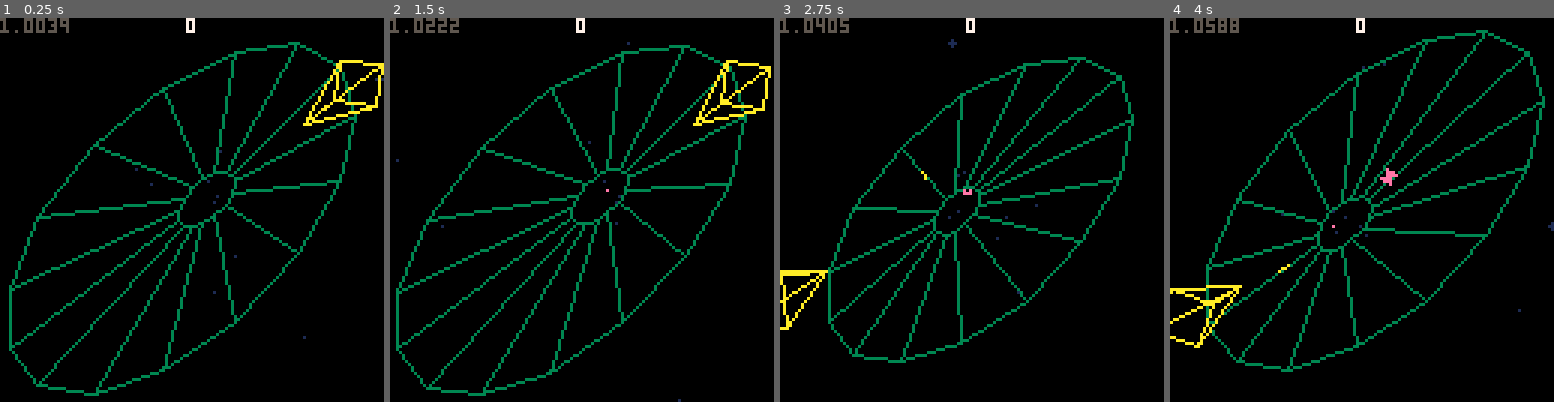
Above: before the commit, frames 1-4 (left to right).
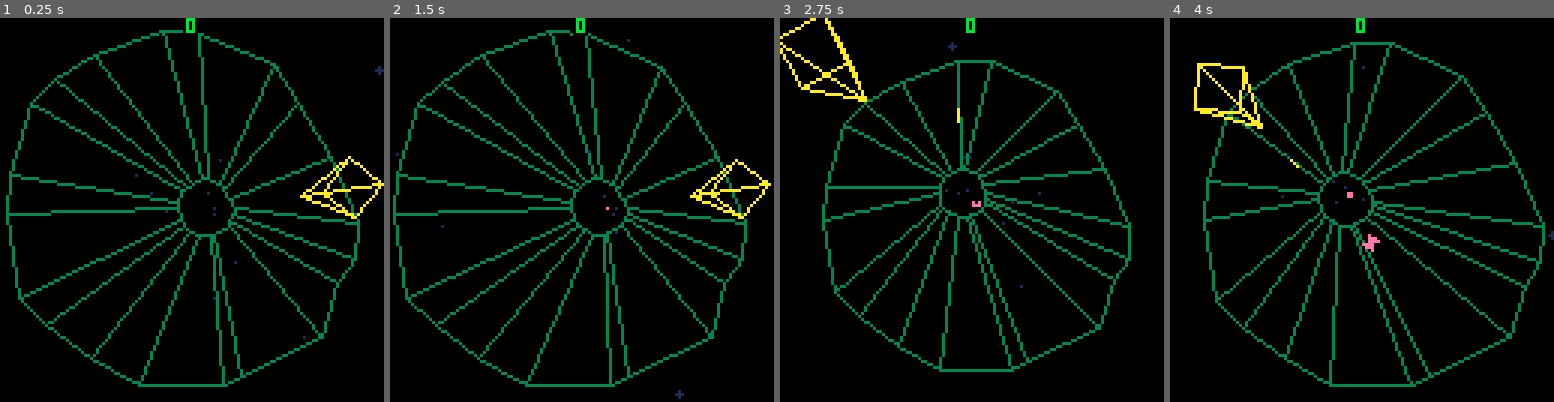
Above: after the commit, the same moments.

Repository: tesselode/web-pilot
Game: PICO-8 cartridge t1k.p8
Same seed, same stepped clock (60 frames per second), same inputs: the game is played once before the commit and once after it.
Inputs:
- Up to frame 1 (0.25 s): no input
- Up to frame 2 (1.5 s): tap X (X key) at 0.33, 1.07 s; tap O (Z key) at 0.7 s
- Up to frame 3 (2.75 s): hold Right 1.6-2.1 s; tap O (Z key) at 1.7, 2.1, 2.5 s; tap X (X key) at 1.85 s; hold Right from 2.47 s (still down)
- Up to frame 4 (4 s): tap O (Z key) at 2.9, 3.3, 3.7 s; tap X (X key) at 2.97 s; release Right at 3.03 s; hold Left 3.08-3.58 s

The runs differ from the first frame. In frame 1, 14% of the frame differs, in the area x 0-100%, y 0-99%; in frame 2, 14%; in frame 3, 13%; in frame 4, 14%, in the area x 0-100%, y 0-97%.

Commit message:
web randomization + tweaks

Diff:
--- a/t1k.p8
+++ b/t1k.p8
@@ -765,10 +765,14 @@
 
 function state.gameplay:init_web()
 	self.web = class.web()
-	for angle = 0, 1 - 1/15, 1/15 do
+	local tilt = -.1 + rnd(.2)
+	local points = 10 + ceil(rnd(10))
+	local sx = 32 + rnd(24)
+	local sy = 32 + rnd(24)
+	for angle = 0, 1 - 1/points, 1/points do
 		self.web:add_point(
-			50 * cos(angle),
-			50 * sin(angle + .1)
+			sx * cos(angle + rnd(1/20)),
+			sy * sin(angle + tilt + rnd(1/20))
 		)
 	end
 end
@@ -808,7 +812,7 @@
 			if not self.web.zapping then
 				self.to_next_powerup -= 1
 				if self.to_next_powerup == 0 then
-					self.to_next_powerup = 7 + self.powerup_streak + flr(self.difficulty)
+					self.to_next_powerup = 7 + self.powerup_streak + flr(self.difficulty) * flr(self.difficulty)
 					add(self.entities, class.powerup(enemy.x, enemy.y, enemy.z))
 				end
 			end
@@ -999,12 +1003,10 @@
 		printoc(self.message, 64, self.message_y, color)
 	end
 	if self.score == 0 then
-		printoc('0', 64, 0, 7)
+		printoc('0', 64, 0, 11)
 	else
-		printoc(self.score .. '00', 64, 0, 7)
-	end
-
-	print(self.difficulty, 0, 0, 5)
+		printoc(self.score .. '00', 64, 0, 11)
+	end
 end
 
 local function apply_audio_effects()
